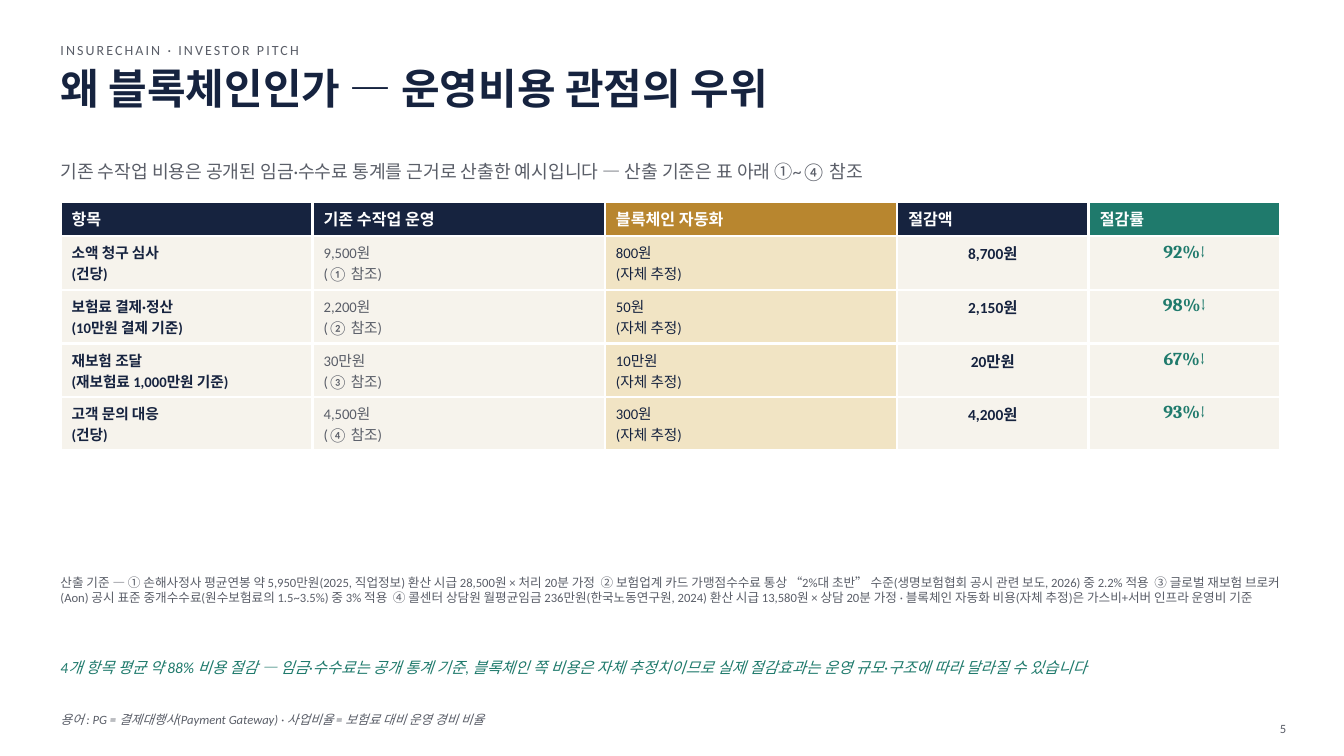
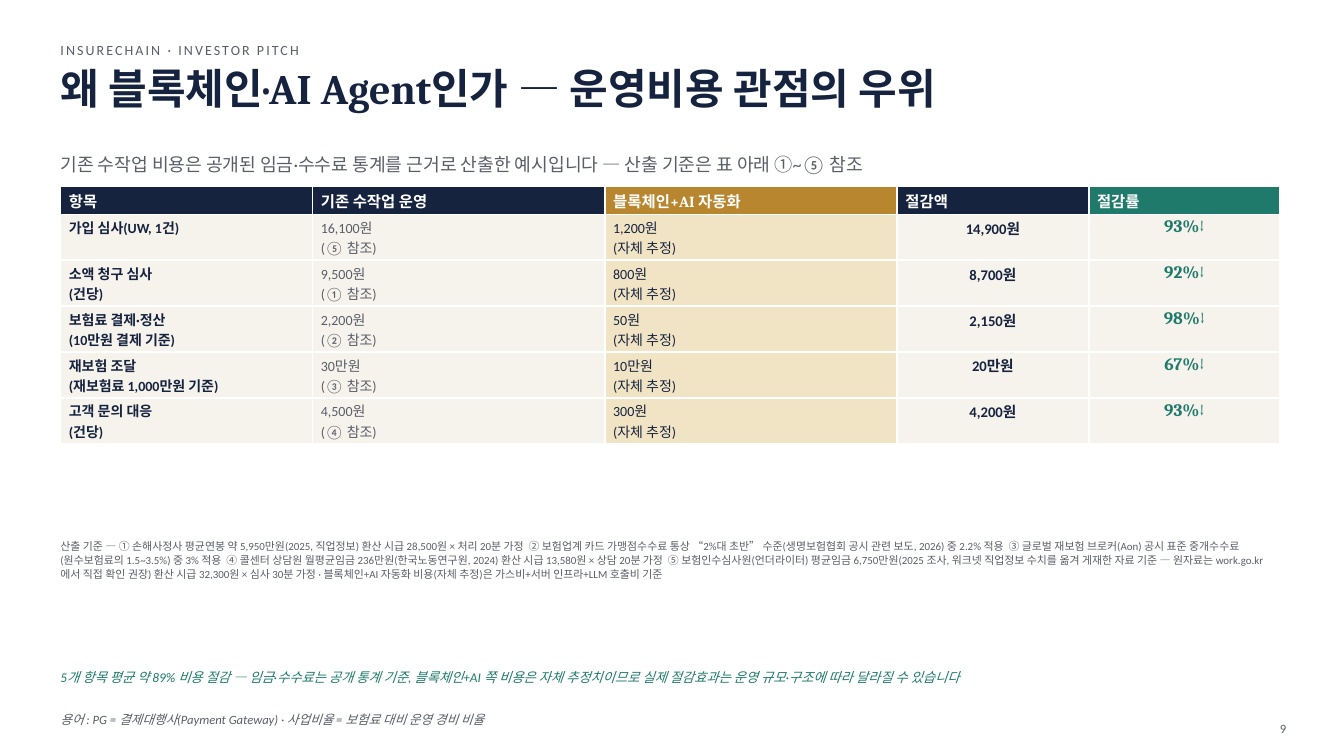
Before and after one commit to leeyonsei78/capstone_project_alpha, a slide deck: slide 9 of 인슈어체인_투자피칭_발표자료.pptx (slide 5 before the commit). Drawn at 1344x756 pixels with LibreOffice and Linux fonts; fonts in the diff are those of the drawing. Boxes give left, top, right and bottom in pixels: in the first picture for what was removed or moved away, otherwise in the second. Text is boxed around its words. In the diff, an @@ line names an element or a change of style, - is before the commit and + after.

```diff
--- a/인슈어체인_투자피칭_발표자료.pptx
+++ b/인슈어체인_투자피칭_발표자료.pptx
@@ title at [60, 68, 936, 114]: text changed @@
-왜 블록체인인가 — 운영비용 관점의 우위
+왜 블록체인·AI Agent인가 — 운영비용 관점의 우위
@@ text at [60, 155, 863, 174]: text changed @@
-기존 수작업 비용은 공개된 임금·수수료 통계를 근거로 산출한 예시입니다 — 산출 기준은 표 아래 ①~④ 참조
+기존 수작업 비용은 공개된 임금·수수료 통계를 근거로 산출한 예시입니다 — 산출 기준은 표 아래 ①~⑤ 참조
@@ table at [60, 187, 1280, 444] @@
-row 1: 항목 | 기존 수작업 운영 | 블록체인 자동화 | 절감액 | 절감률
+row 1: 항목 | 기존 수작업 운영 | 블록체인+AI 자동화 | 절감액 | 절감률
+row 2: 가입 심사(UW, 1건) | 16,100원 / (⑤ 참조) | 1,200원 / (자체 추정) | 14,900원 | 93%↓
@@ table: place and size @@
-table at [60, 202, 1280, 447]
+table at [60, 187, 1280, 444]
@@ text at [60, 541, 1263, 579]: text changed; size 9 to 7.8 pt @@
-산출 기준 — ① 손해사정사 평균연봉 약 5,950만원(2025, 직업정보) 환산 시급 28,500원 × 처리 20분 가정 ② 보험업계 카드 가맹점수수료 통상 “2%대 초반” 수준(생명보험협회 공시 관련 보도, 2026) 중 2.2% 적용 ③ 글로벌 재보험 브로커(Aon) 공시 표준 중개수수료(원수보험료의 1.5~3.5%) 중 3% 적용 ④ 콜센터 상담원 월평균임금 236만원(한국노동연구원, 2024) 환산 시급 13,580원 × 상담 20분 가정 · 블록체인 자동화 비용(자체 추정)은 가스비+서버 인프라 운영비 기준
+산출 기준 — ① 손해사정사 평균연봉 약 5,950만원(2025, 직업정보) 환산 시급 28,500원 × 처리 20분 가정 ② 보험업계 카드 가맹점수수료 통상 “2%대 초반” 수준(생명보험협회 공시 관련 보도, 2026) 중 2.2% 적용 ③ 글로벌 재보험 브로커(Aon) 공시 표준 중개수수료(원수보험료의 1.5~3.5%) 중 3% 적용 ④ 콜센터 상담원 월평균임금 236만원(한국노동연구원, 2024) 환산 시급 13,580원 × 상담 20분 가정 ⑤ 보험인수심사원(언더라이터) 평균임금 6,750만원(2025 조사, 워크넷 직업정보 수치를 옮겨 게재한 자료 기준 — 원자료는 work.go.kr에서 직접 확인 권장) 환산 시급 32,300원 × 심사 30분 가정 · 블록체인+AI 자동화 비용(자체 추정)은 가스비+서버 인프라+LLM 호출비 기준
@@ text at [82, 671, 960, 683]: text changed; size 11 to 9.5 pt @@
-4개 항목 평균 약 88% 비용 절감 — 임금·수수료는 공개 통계 기준, 블록체인 쪽 비용은 자체 추정치이므로 실제 절감효과는 운영 규모·구조에 따라 달라질 수 있습니다
+5개 항목 평균 약 89% 비용 절감 — 임금·수수료는 공개 통계 기준, 블록체인+AI 쪽 비용은 자체 추정치이므로 실제 절감효과는 운영 규모·구조에 따라 달라질 수 있습니다
```
Also in this commit, not shown: 9 other slides changed, 5 slides added.
